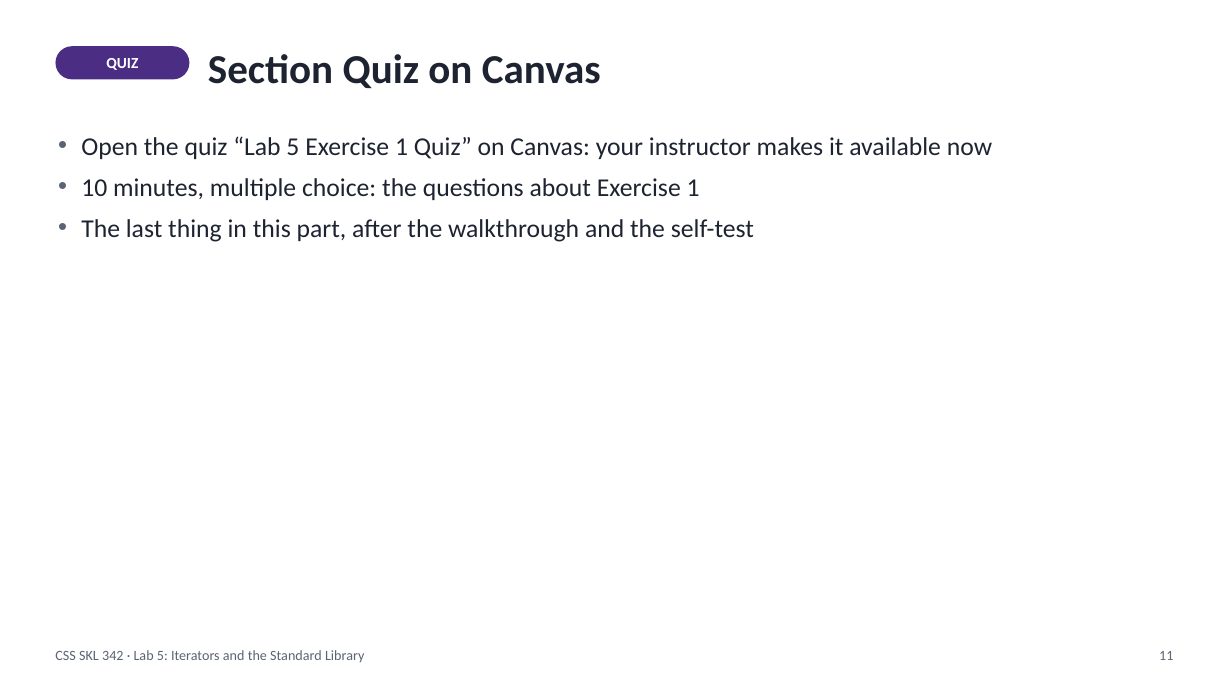
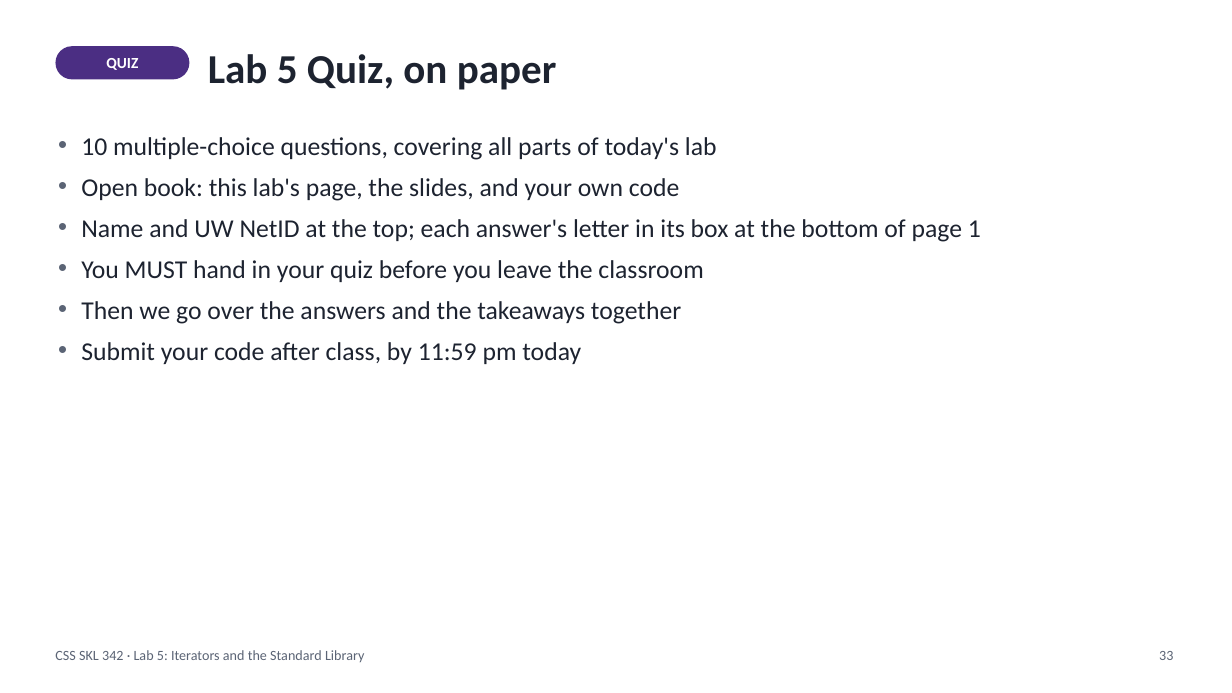
Before and after one commit to myuwbclasses/CSSSKL-342, a slide deck: slide 33 of Lab5/Lab5-Slides.pptx (slide 11 before the commit). Drawn at 1232x693 pixels with LibreOffice and Linux fonts; fonts in the diff are those of the drawing. Boxes give left, top, right and bottom in pixels: in the first picture for what was removed or moved away, otherwise in the second. Text is boxed around its words. In the diff, an @@ line names an element or a change of style, - is before the commit and + after.

```diff
--- a/Lab5/Lab5-Slides.pptx
+++ b/Lab5/Lab5-Slides.pptx
@@ text at [208,54,557,90]: text changed @@
-Section Quiz on Canvas
+Lab 5 Quiz, on paper
@@ text at [81,137,981,364]: text changed @@
-• Open the quiz “Lab 5 Exercise 1 Quiz” on Canvas: your instructor makes it available now
-• 10 minutes, multiple choice: the questions about Exercise 1
-• The last thing in this part, after the walkthrough and the self-test
+• 10 multiple-choice questions, covering all parts of today's lab
+• Open book: this lab's page, the slides, and your own code
+• Name and UW NetID at the top; each answer's letter in its box at the bottom of page 1
+• You MUST hand in your quiz before you leave the classroom
+• Then we go over the answers and the takeaways together
+• Submit your code after class, by 11:59 pm today
@@ text at [1159,651,1173,660]: text changed @@
-11
+33
```
Also in this commit, not shown: 15 other slides changed, 2 slides added, 1 slide removed, 47 other files.
